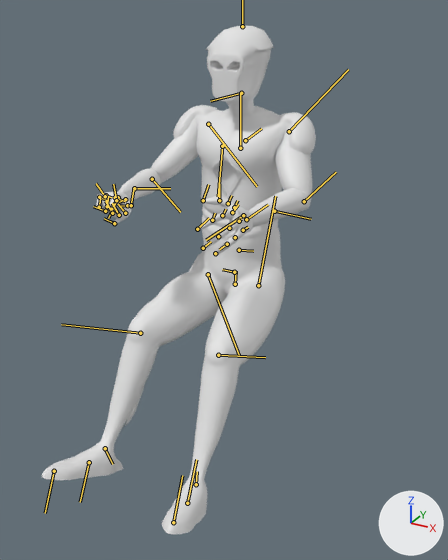
What one commit did to the FBX model project/Assets/Models/Goliath/Pilot.fbx.
One viewpoint serves both versions: a 50 mm lens placed at (1.99, -3.8, 2.98), pointed at (0.22, -0.58, 1.37). The lights are fixed; the arrows at lower right show +X, +Y and +Z. Both versions are drawn at frame 40 of the action 'Take 001'; the numbers are the values there. The bones that bend it are drawn over the model as lines. Materials are left out; every surface is plain grey.

Names of what the first picture shows: 'body'.
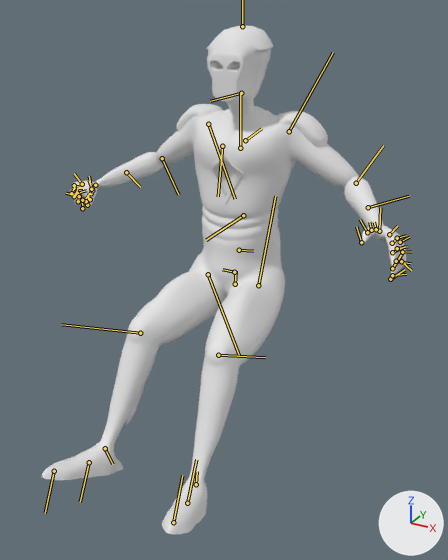
Changed parts and their boxes (x1, y1, x2, y2) in the pictures (448 x 560 px):
'body', posed (33% wider)
    before: (42, 25, 316, 534)
    after: (42, 25, 406, 534)
bone 'jnt_L_Shoulder', root to tip
    before: (289, 131) to (348, 69)
    after: (289, 131) to (333, 52)
bone 'jnt_R_Shoulder', root to tip
    before: (208, 124) to (257, 186)
    after: (208, 124) to (235, 199)
bone 'jnt_R_Thumb2', root to tip
    before: (127, 205) to (120, 206)
    after: (90, 199) to (88, 196)
bone 'jnt_R_Index1', root to tip
    before: (115, 197) to (125, 201)
    after: (77, 193) to (86, 190)

The change in detail:
Bone 'jnt_L_Shoulder' (bone_jnt_l_shoulder) turns from (14, -45, -26) to (0, 0, 0) degrees about its own x, y and z.
Bone 'jnt_R_Shoulder' (bone_jnt_r_shoulder) turns from (13, -45, -26) to (0, 0, 0) degrees about its own x, y and z.
Bone 'jnt_R_Thumb2' (bone_jnt_r_thumb2) turns from (0, 0, -34) to (0, 0, -37) degrees about its own x, y and z.
Bone 'jnt_R_Index1' (bone_jnt_r_index1) turns from (-45, 1, -76) to (-3, -17, -86) degrees about its own x, y and z.
